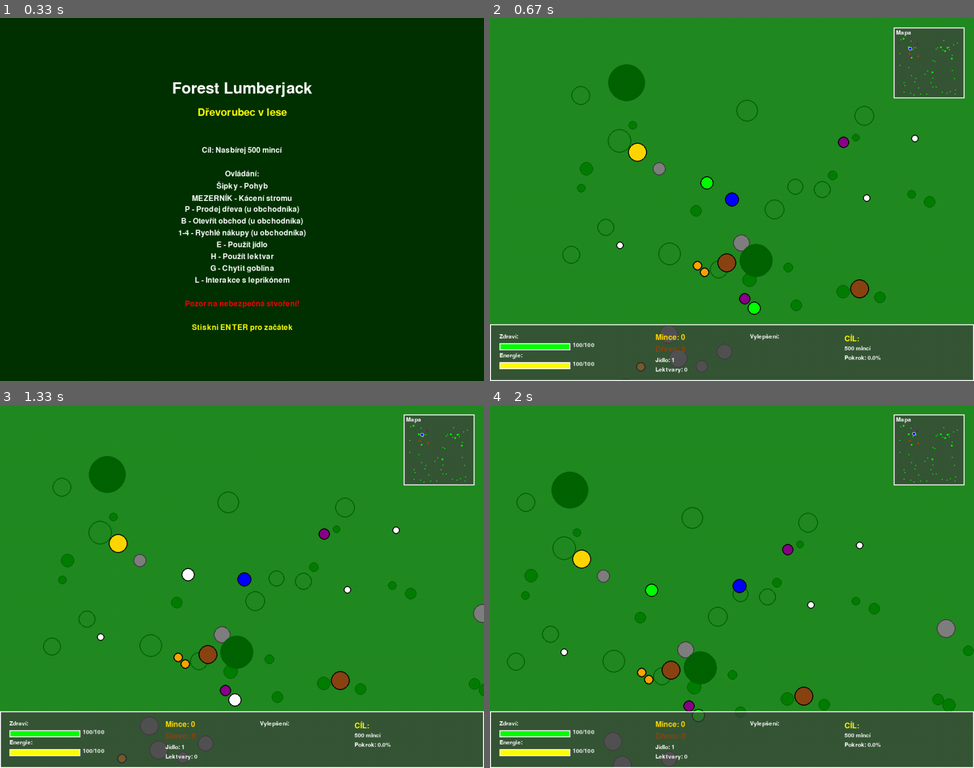
Above: before the commit, frames 1-4 (two rows, left to right).
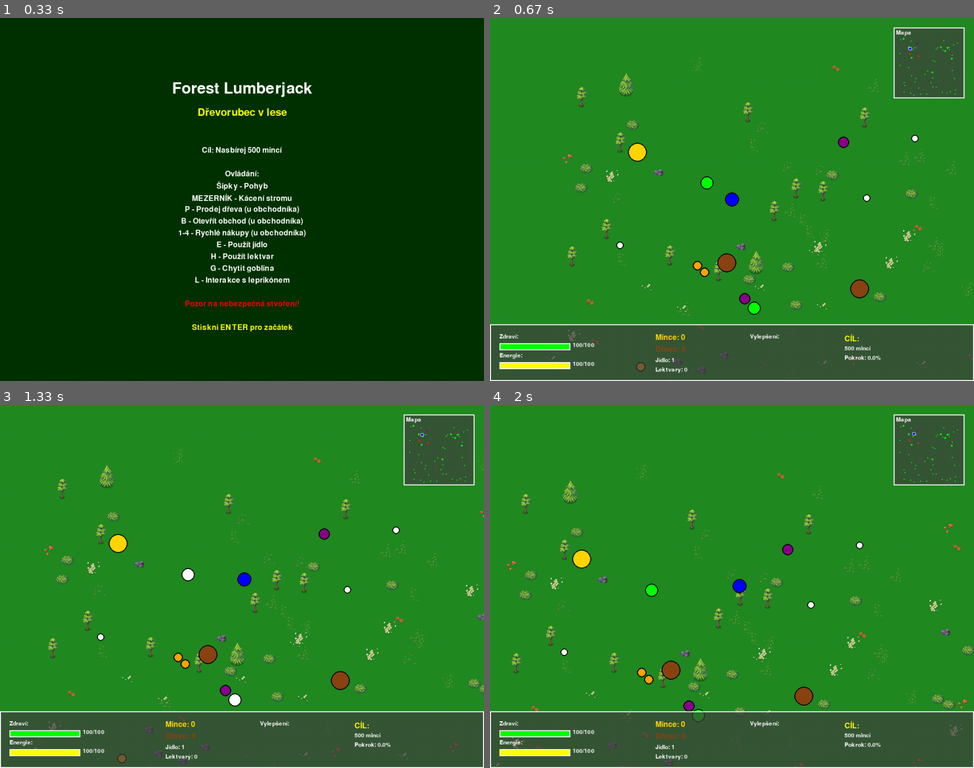
Above: after the commit, the same moments.

Repository: prank2106/pygame_workshop
Game: pygame game, started from launch_game.py
The game is run twice, just before and just after one commit, with the same random seed, the same clock (stepped at 60 frames per second) and the same inputs.
Inputs:
- Up to frame 1 (0.33 s): type "1 (at the terminal prompt)" at 0 s; type "1 (at the terminal prompt)" at 0 s
- Up to frame 2 (0.67 s): tap Enter at 0.33 s
- Up to frame 3 (1.33 s): hold Right 0.67-1.13 s; hold Up from 1.17 s (still down)
- Up to frame 4 (2 s): release Up at 1.47 s; hold Right 1.5-1.97 s

Frame 1 is identical in both runs. In frame 2, 3.7% of the frame differs, in the area x 11-100%, y 10-100%; in frame 3, 4.0%; in frame 4, 4.1%, in the area x 0-100%, y 16-100%.

Commit message:
World png added

Diff:
--- a/world.py
+++ b/world.py
@@ -5,20 +5,17 @@
 
 class Tree:
     """Třída reprezentující strom"""
-
     def __init__(self, x, y, tree_type="small"):
         self.position = Vector2(x, y)
         self.tree_type = tree_type  # "small" nebo "big"
 
         if tree_type == "small":
-            self.size = random.randint(15, 25)
-            self.max_health = 25
-            self.color = (34, 139, 34)
+            self.image = pygame.image.load("assets/tree_small.png").convert_alpha()
         else:  # big tree
-            self.size = random.randint(30, 45)
-            self.max_health = 75
-            self.color = (0, 100, 0)
-
+            self.image = pygame.image.load("assets/tree_big.png").convert_alpha()
+
+        self.rect = self.image.get_rect(center=(x, y))
+        self.max_health = 25 if tree_type == "small" else 75
         self.health = self.max_health
         self.sway_offset = random.uniform(0, 2 * math.pi)  # Pro animaci kývání
 
@@ -27,71 +24,50 @@
         pass
 
     def render(self, screen, camera_x, camera_y):
-        """Vykreslení stromu"""
         screen_x = int(self.position.x - camera_x)
         screen_y = int(self.position.y - camera_y)
-
-        # Jemné kývání stromu
-        sway = math.sin(pygame.time.get_ticks() * 0.002 + self.sway_offset) * 2
-
-        # Kmen stromu
-        trunk_color = (139, 69, 19)
-        trunk_width = max(4, self.size // 8)
-        trunk_height = self.size // 2
-
-        pygame.draw.rect(screen, trunk_color,
-                        (screen_x - trunk_width//2 + int(sway),
-                         screen_y + self.size//2,
-                         trunk_width,
-                         trunk_height))
-
-        # Koruna stromu (s indikátorem poškození)
-        if self.health < self.max_health:
-            # Světlejší barva při poškození
-            damage_ratio = 1 - (self.health / self.max_health)
-            r = int(self.color[0] + (139 - self.color[0]) * damage_ratio)
-            g = int(self.color[1] * (1 - damage_ratio * 0.5))
-            b = int(self.color[2] * (1 - damage_ratio * 0.5))
-            crown_color = (r, g, b)
-        else:
-            crown_color = self.color
-
-        pygame.draw.circle(screen, crown_color,
-                          (screen_x + int(sway), screen_y), self.size)
-        pygame.draw.circle(screen, (0, 100, 0),
-                          (screen_x + int(sway), screen_y), self.size, 2)
+        screen.blit(self.image, self.image.get_rect(center=(screen_x, screen_y)))
+
 
 class Bush:
     """Třída reprezentující keř - dekorativní objekt"""
 
     def __init__(self, x, y):
         self.position = Vector2(x, y)
-        self.size = random.randint(8, 15)
-        self.color = (0, 128, 0)
-
-    def render(self, screen, camera_x, camera_y):
-        """Vykreslení keře"""
+        self.image = pygame.image.load("assets/bush.png").convert_alpha()
+        self.rect = self.image.get_rect(center=(x, y))
+
+    def render(self, screen, camera_x, camera_y):
         screen_x = int(self.position.x - camera_x)
         screen_y = int(self.position.y - camera_y)
-
-        pygame.draw.circle(screen, self.color, (screen_x, screen_y), self.size)
-        pygame.draw.circle(screen, (0, 80, 0), (screen_x, screen_y), self.size, 1)
+        screen.blit(self.image, self.image.get_rect(center=(screen_x, screen_y)))
 
 class Rock:
     """Třída reprezentující kámen - překážka"""
 
     def __init__(self, x, y):
         self.position = Vector2(x, y)
-        self.size = random.randint(12, 20)
-        self.color = (128, 128, 128)
-
-    def render(self, screen, camera_x, camera_y):
-        """Vykreslení kamene"""
+        self.image = pygame.image.load("assets/rock.png").convert_alpha()
+        self.rect = self.image.get_rect(center=(x, y))
+        self.radius = max(self.rect.width, self.rect.height) // 2
+
+
+    def render(self, screen, camera_x, camera_y):
         screen_x = int(self.position.x - camera_x)
         screen_y = int(self.position.y - camera_y)
-
-        pygame.draw.circle(screen, self.color, (screen_x, screen_y), self.size)
-        pygame.draw.circle(screen, (64, 64, 64), (screen_x, screen_y), self.size, 2)
+        screen.blit(self.image, self.image.get_rect(center=(screen_x, screen_y)))
+
+class Decoration:
+    def __init__(self, x, y, image):
+        self.position = Vector2(x, y)
+        self.image = image
+        self.rect = self.image.get_rect(center=(x, y))
+
+    def render(self, screen, camera_x, camera_y):
+        screen_x = int(self.position.x - camera_x)
+        screen_y = int(self.position.y - camera_y)
+        screen.blit(self.image, self.image.get_rect(center=(screen_x, screen_y)))
+
 
 class World:
     """Třída pro správu herního světa"""
@@ -108,6 +84,17 @@
         self.trees = []
         self.bushes = []
         self.rocks = []
+        self.decorations = []
+        self.decoration_images = [
+            pygame.image.load("assets/props_grass_01.png").convert_alpha(),
+            pygame.image.load("assets/props_grass_02.png").convert_alpha(),
+            pygame.image.load("assets/props_grass_08.png").convert_alpha(),
+            pygame.image.load("assets/props_grass_07.png").convert_alpha(),
+            pygame.image.load("assets/props_vegetation_18.png").convert_alpha(),
+            pygame.image.load("assets/props_vegetation_19.png").convert_alpha(),
+            pygame.image.load("assets/props_vegetation_23.png").convert_alpha(),
+            pygame.image.load("assets/props_vegetation_26.png").convert_alpha(),
+        ]
 
         # Generování světa
         self.generate_world()
@@ -132,7 +119,10 @@
         # Generování kamenů
         self.generate_rocks()
 
-        print(f"Vygenerováno: {len(self.trees)} stromů, {len(self.bushes)} keřů, {len(self.rocks)} kamenů")
+        # Generování dekoraci
+        self.generate_decorations()
+
+        print(f"Vygenerováno: {len(self.trees)} stromů, {len(self.bushes)} keřů, {len(self.rocks)} kamenů, {len(self.decorations)} dekorací")
 
     def generate_trees(self, noise_map):
         """Generování stromů na základě šumové mapy"""
@@ -170,7 +160,7 @@
 
     def generate_bushes(self):
         """Generování keřů"""
-        num_bushes = random.randint(80, 120)
+        num_bushes = random.randint(50, 100)
 
         for _ in range(num_bushes):
             x = random.uniform(30, self.world_width - 30)
@@ -212,6 +202,15 @@
 
             if not too_close:
                 self.rocks.append(Rock(x, y))
+    def generate_decorations(self):
+        num = random.randint(300, 400)
+        for _ in range(num):
+            x = random.uniform(0, self.world_width)
+            y = random.uniform(0, self.world_height)
+            if self.is_position_clear(x, y, 20):
+                image = random.choice(self.decoration_images)
+                self.decorations.append(Decoration(x, y, image))
+
 
     def get_objects_in_area(self, center_x, center_y, radius):
         """Získání objektů v dané oblasti"""
@@ -241,12 +240,14 @@
 
         # Kontrola se stromy
         for tree in self.trees:
-            if GameEngine.distance(pos, tree.position) < radius + tree.size:
+            tree_radius = tree.image.get_width() // 2
+            if GameEngine.distance(pos, tree.position) < radius + tree_radius:
                 return False
 
         # Kontrola s kameny
         for rock in self.rocks:
-            if GameEngine.distance(pos, rock.position) < radius + rock.size:
+            rock_radius = rock.image.get_width() // 2
+            if GameEngine.distance(pos, rock.position) < radius + rock.radius:
                 return False
 
         return True
@@ -274,7 +275,7 @@
     def render(self, screen, camera_x, camera_y):
         """Vykreslení herního světa"""
         # Vykreslení pozadí
-        screen.fill((34, 139, 34))  # Lesní zelená
+        screen.fill((34, 139, 34))
 
         # Culling - vykreslení pouze objektů na obrazovce
         screen_rect = pygame.Rect(camera_x - 50, camera_y - 50,
@@ -298,6 +299,11 @@
             if (camera_x - 50 <= tree.position.x <= camera_x + self.screen_width + 50 and
                 camera_y - 50 <= tree.position.y <= camera_y + self.screen_height + 50):
                 tree.render(screen, camera_x, camera_y)
+
+        for deco in self.decorations:
+            if (camera_x - 50 <= deco.position.x <= camera_x + self.screen_width + 50 and
+                camera_y - 50 <= deco.position.y <= camera_y + self.screen_height + 50):
+                deco.render(screen, camera_x, camera_y)
 
     def get_minimap_data(self, camera_x, camera_y, minimap_size):
         """Získání dat pro minimapu"""
Binary file added: assets/bush.png
Binary file added: assets/grass.png
Binary file added: assets/props_grass_01.png
Binary file added: assets/props_grass_02.png
Binary file added: assets/props_grass_07.png
Binary file added: assets/props_grass_08.png
Binary file added: assets/props_vegetation_18.png
Binary file added: assets/props_vegetation_19.png
Binary file added: assets/props_vegetation_23.png
Binary file added: assets/props_vegetation_26.png
Binary file added: assets/rock.png
Binary file added: assets/tree_big.png
(and 1 more such lines)
